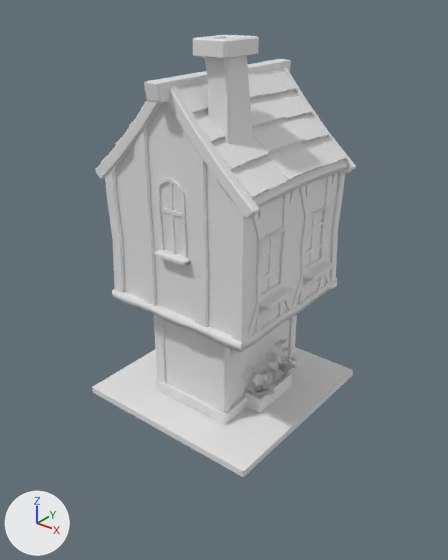
What one commit did to the FBX model Assets/Application/ClassicTS/Resources/ClassicTS/Geometry/med_house_01.fbx.
Both versions are drawn from a 50 mm lens placed at (1.73, -2.18, 2.07), pointed at (0.02, -0.04, 0.75). Every picture has the same lights, and +X, +Y and +Z are marked at lower left. The first picture is the older version. Materials are left out; every surface is plain grey. Where no turn or scale is listed for an object, it has been applied to the vertices. Vertices at exactly the same position are counted once.

Script lines for the objects in view, before the commit:
```python
me_mesh = bpy.data.meshes.new('Mesh')
me_mesh.from_pydata(...)  # 4087 vertices, 3483 faces; spans x -0.15..0.85, y -0.88..0.12, z -0.33..1.44
# faces by material slot: [3473, 10]
me_mesh.materials.append(mat_house_01mat)
me_mesh.materials.append(mat_house_01_ground)
ob_house_01_mesh = bpy.data.objects.new('House_01_Mesh', me_mesh)
ob_house_01_mesh.location = (-0.346, 0.377, 0.433)
```
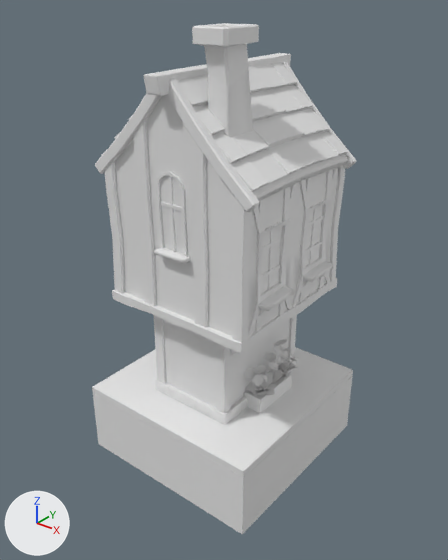
The newer file is also turned or shifted as a whole; pictures and numbers use the older file's frame.

What changed in the scene script:
```text
Change me_mesh:
    used by ob_house_01_mesh; location = (-0.346, 0.377, 0.433)
    remove me_mesh.from_pydata(...)  # 4087 vertices, 3483 faces; spans x -0.15..0.85, y -0.88..0.12, z -0.33..1.44
    add me_mesh.from_pydata(...)  # 4139 vertices, 3483 faces; spans x -0.15..0.85, y -0.88..0.12, z -0.33..1.49
    me_mesh part 1: the loose piece of 96 vertices spanning x 0.31..0.38, y -0.83..0.08, z 1.21..1.29 is moved by (0.0, 0.0, 0.03)
    me_mesh part 2: the loose piece of 12 vertices spanning x 0.28..0.42, y -0.75..-0.73, z 0.74..0.76 is moved by (0.0, 0.0, 0.03)
    me_mesh part 3: the loose piece of 28 vertices spanning x 0.33..0.79, y -0.77..-0.73, z 0.82..1.28 is moved by (0.0, 0.0, 0.03)
    me_mesh part 4: the loose piece of 28 vertices spanning x 0.33..0.79, y 0.0..0.04, z 0.82..1.28 is moved by (0.0, 0.0, 0.03)
    me_mesh part 5: 396 vertices moved within x -0.08..0.79, y -0.78..0.06, z -0.25..1.27; 928 vertices removed from x -0.1..0.79, y -0.78..0.06, z -0.25..1.44; 966 vertices added at x -0.1..0.79, y -0.78..0.06, z -0.26..1.49
    other edits to the shape of me_mesh do not show in these pictures
Add me_mesh_1:
    me_mesh_1.from_pydata([(-0.5, -0.5, -0.2), (0.5, -0.5, -0.2), (-0.5, 0.5, -0.2), (0.5, 0.5, -0.2), (-0.5, -0.5, 0.145), (0.5, -0.5, 0.145), (-0.5, 0.5, 0.145), (0.5, 0.5, 0.145)], [], [(0, 2, 3, 1), (4, 5, 7, 6), (0, 1, 5, 4), (1, 3, 7, 5), (3, 2, 6, 7), (2, 0, 4, 6)])
    for i in [1]: me_mesh_1.polygons[i].material_index = 1
Add ob_med_house_01:
    ob_med_house_01 = bpy.data.objects.new('med_house_01', me_mesh_1)
    ob_med_house_01.location = (0.0, 0.0, -0.045)
```

Changed parts and their boxes (x1, y1, x2, y2) in the pictures (448 x 560 px; the box of a moved part takes in the faces that stretch with it):
'House_01_Mesh', reshaped: before (92, 35, 356, 477); after (92, 23, 356, 477)
'med_house_01', added: after (93, 376, 352, 534)
part 1 of me_mesh, moved or reshaped: before (144, 59, 291, 103); after (144, 53, 291, 96)
part 2 of me_mesh, moved or reshaped: before (160, 207, 182, 217); after (160, 201, 182, 211)
part 3 of me_mesh, moved or reshaped: before (167, 85, 259, 219); after (167, 78, 260, 212)
part 4 of me_mesh, moved or reshaped: before (282, 66, 356, 174); after (282, 60, 356, 169)
part 5 of me_mesh, moved or reshaped: before (95, 35, 347, 388); after (95, 23, 348, 392)
